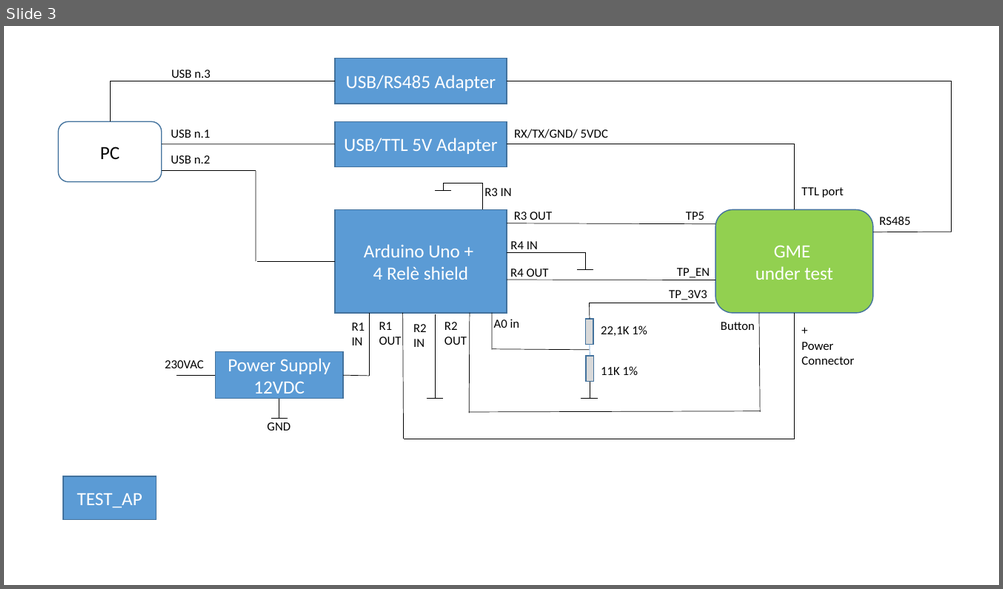
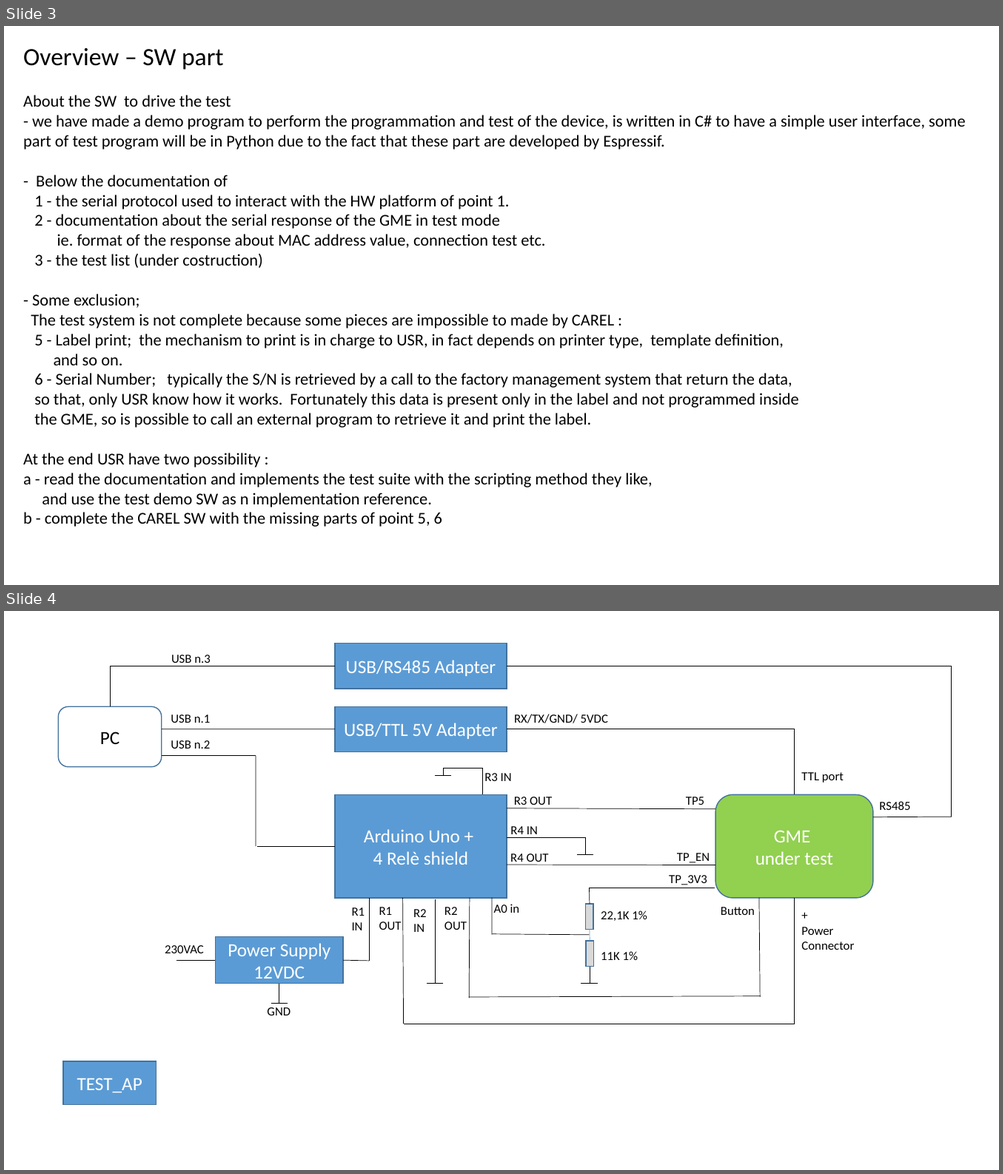
Before and after one commit to accarel/c780_carel_cloud_engine_binary, a slide deck: Utility/USR_Test_HW_Support/Documentation/C780_HW_TEST.pptx. Shown one above the other, each under a label of ours: slide 3 before the commit, slides 3 and 4 after it. The pictures are 1003x589 and 1003x1174 pixels, drawn with LibreOffice and Linux fonts; fonts in the diff are those of the drawing. Boxes give left, top, right and bottom in pixels: in the first picture for what was removed or moved away, otherwise in the second. Text is boxed around its words. In the diff, an @@ line names an element or a change of style, - is before the commit and + after.

```diff
--- a/Utility/USR_Test_HW_Support/Documentation/C780_HW_TEST.pptx
+++ b/Utility/USR_Test_HW_Support/Documentation/C780_HW_TEST.pptx
@@ slide 3 added at (4, 26, 999, 585), background #FFFFFF @@
@@ text added at (23, 48, 224, 70), 24 pt, text #000000 @@
+Overview – SW part
@@ text added at (23, 95, 965, 527), 16 pt, text #000000 @@
+About the SW to drive the test
+- we have made a demo program to perform the programmation and test of the device, is written in C# to have a simple user interface, some part of test program will be in Python due to the fact that these part are developed by Espressif.
+- Below the documentation of
+1 - the serial protocol used to interact with the HW platform of point 1.
+2 - documentation about the serial response of the GME in test mode
+ie. format of the response about MAC address value, connection test etc.
+3 - the test list (under costruction)
+- Some exclusion;
+The test system is not complete because some pieces are impossible to made by CAREL :
+5 - Label print; the mechanism to print is in charge to USR, in fact depends on printer type, template definition,
+and so on.
+6 - Serial Number; typically the S/N is retrieved by a call to the factory management system that return the data,
+so that, only USR know how it works. Fortunately this data is present only in the label and not programmed inside
+the GME, so is possible to call an external program to retrieve it and print the label.
+At the end USR have two possibility :
+a - read the documentation and implements the test suite with the scripting method they like,
+and use the test demo SW as n implementation reference.
+b - complete the CAREL SW with the missing parts of point 5, 6
@@ what was slide 3 is now slide 4 @@
```
Also in this commit, not shown: 3 slides changed.
